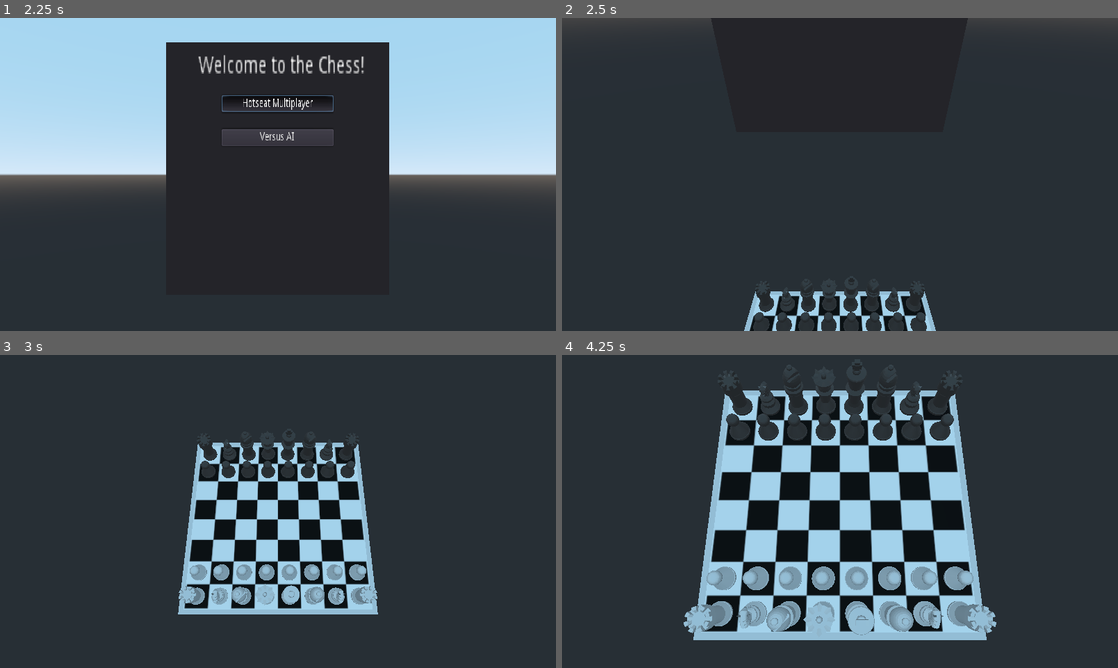
Above: before the commit, frames 1-4 (two rows, left to right).
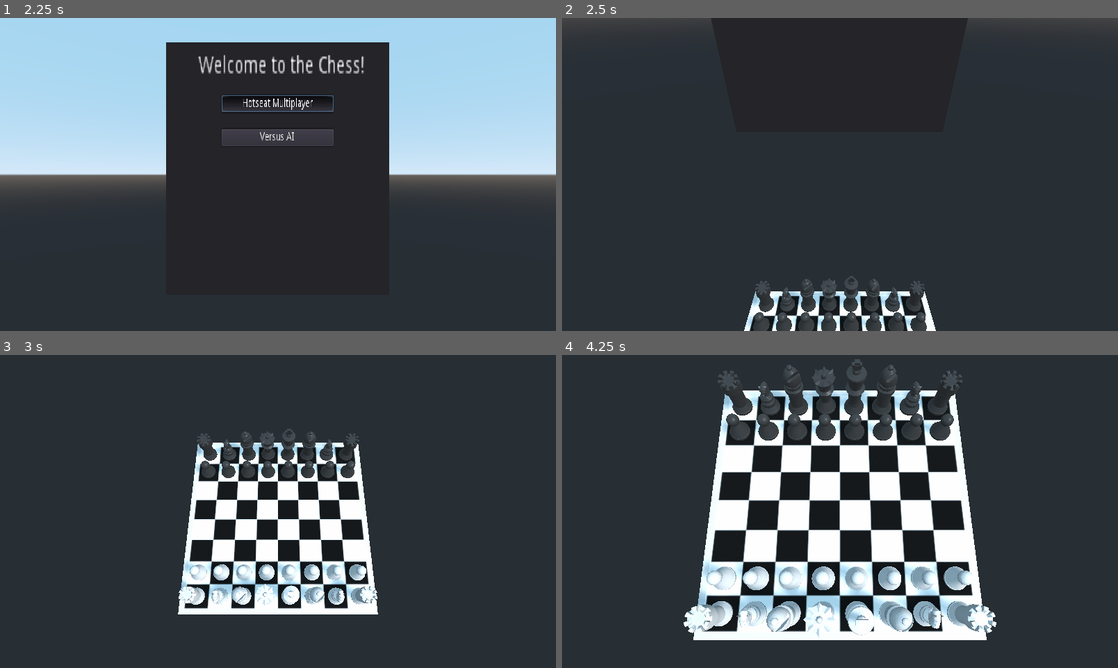
Above: after the commit, the same moments.

Repository: Majsek/Chess
Game: Godot game, scene res://Scenes/Main.tscn
The game is run twice, just before and just after one commit, with the same random seed, the same clock (stepped at 60 frames per second) and the same inputs.
Inputs (mouse positions are in pixels of both pictures, inside the frame that each line leads up to):
- Up to frame 1 (2.25 s): tap Enter at 0.5, 2 s; move the mouse to (400, 158) at 0.52 s; click (400, 158) at 0.67 s; tap Space at 1.25 s; drag from (166, 190) to (250, 237) at 1.27 s; move the mouse to (333, 105) at 2.02 s; click (333, 105) at 2.17 s
- Up to frame 2 (2.5 s): no input
- Up to frame 3 (3 s): drag from (250, 574) to (111, 464) at 2.77 s
- Up to frame 4 (4.25 s): move the mouse to (1006, 558) at 3.52 s; click (1006, 558) at 3.67 s

Frame 1 is identical in both runs. In frame 2, 1.1% of the frame differs, in the area x 32-68%, y 83-100%; in frame 3, 9.6%; in frame 4, 20%, in the area x 21-79%, y 3-92%.

Commit message:
light added

Diff:
--- /dev/null
+++ b/Materials/pure_black_material.tres
@@ -0,0 +1,5 @@
+[gd_resource type="SpatialMaterial" format=2]
+
+[resource]
+params_cull_mode = 2
+albedo_color = Color( 0, 0, 0, 1 )
--- a/Scenes/Main.tscn
+++ b/Scenes/Main.tscn
@@ -56,3 +56,7 @@
 
 [node name="Menu" parent="." instance=ExtResource( 3 )]
 transform = Transform( -1, 0, -8.74228e-08, 0, 1, 0, 8.74228e-08, 0, -1, -10.179, 37.3398, 0 )
+
+[node name="DirectionalLight" type="DirectionalLight" parent="."]
+transform = Transform( 0.894045, 0.359831, -0.266844, 0, 0.595664, 0.803234, 0.447978, -0.718127, 0.532551, -8.75379, 24.6189, 28.273 )
+shadow_enabled = true
--- a/Scripts/Main.gd
+++ b/Scripts/Main.gd
@@ -183,15 +183,17 @@
 
 func colorTurnSquare():
 	if colorTurn_ == "black":
-		$StaticBody/MeshInstance.set_surface_material(0, preload("res://Materials/black_material.tres"))
-		$StaticBody/MeshInstance2.set_surface_material(0, preload("res://Materials/black_material.tres"))
-		$StaticBody/MeshInstance3.set_surface_material(0, preload("res://Materials/black_material.tres"))
-		$StaticBody/MeshInstance4.set_surface_material(0, preload("res://Materials/black_material.tres"))
-	else:
-		$StaticBody/MeshInstance.set_surface_material(0, preload("res://Materials/white_material.tres"))
-		$StaticBody/MeshInstance2.set_surface_material(0, preload("res://Materials/white_material.tres"))
-		$StaticBody/MeshInstance3.set_surface_material(0, preload("res://Materials/white_material.tres"))
-		$StaticBody/MeshInstance4.set_surface_material(0, preload("res://Materials/white_material.tres"))
+		var black_mat = preload("res://Materials/pure_black_material.tres")
+		$StaticBody/MeshInstance.set_surface_material(0, black_mat)
+		$StaticBody/MeshInstance2.set_surface_material(0, black_mat)
+		$StaticBody/MeshInstance3.set_surface_material(0, black_mat)
+		$StaticBody/MeshInstance4.set_surface_material(0, black_mat)
+	else:
+		var white_mat = preload("res://Materials/white_material.tres")
+		$StaticBody/MeshInstance.set_surface_material(0, white_mat)
+		$StaticBody/MeshInstance2.set_surface_material(0, white_mat)
+		$StaticBody/MeshInstance3.set_surface_material(0, white_mat)
+		$StaticBody/MeshInstance4.set_surface_material(0, white_mat)
 
 func getFromMap(pos1,pos2):
 	return map_[pos1][pos2]
